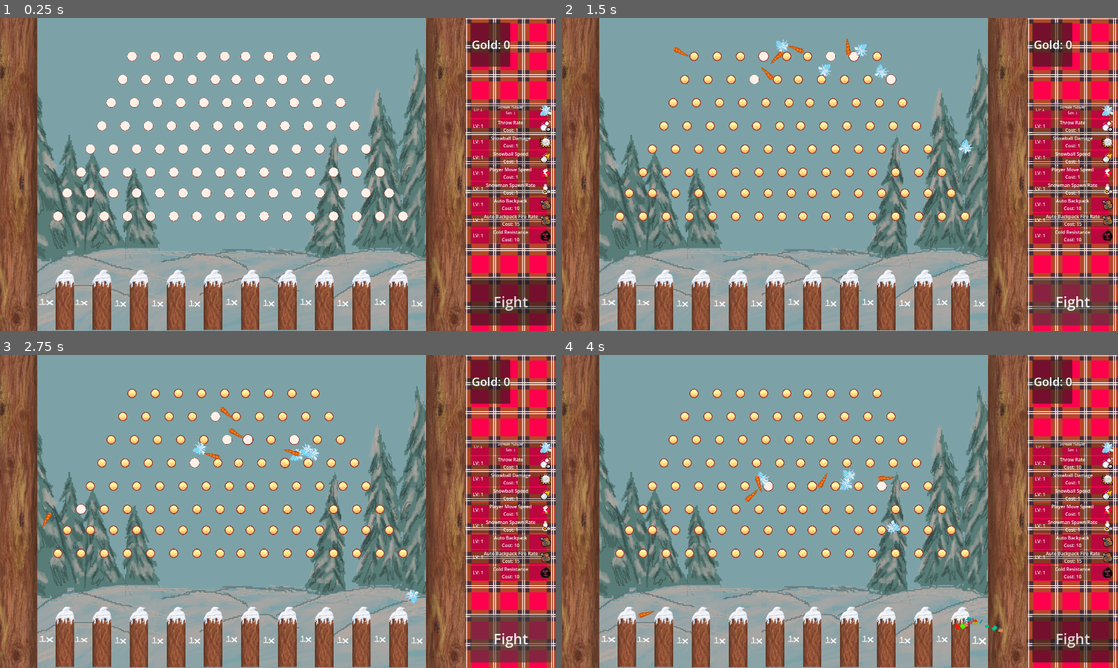
Above: before the commit, frames 1-4 (two rows, left to right).
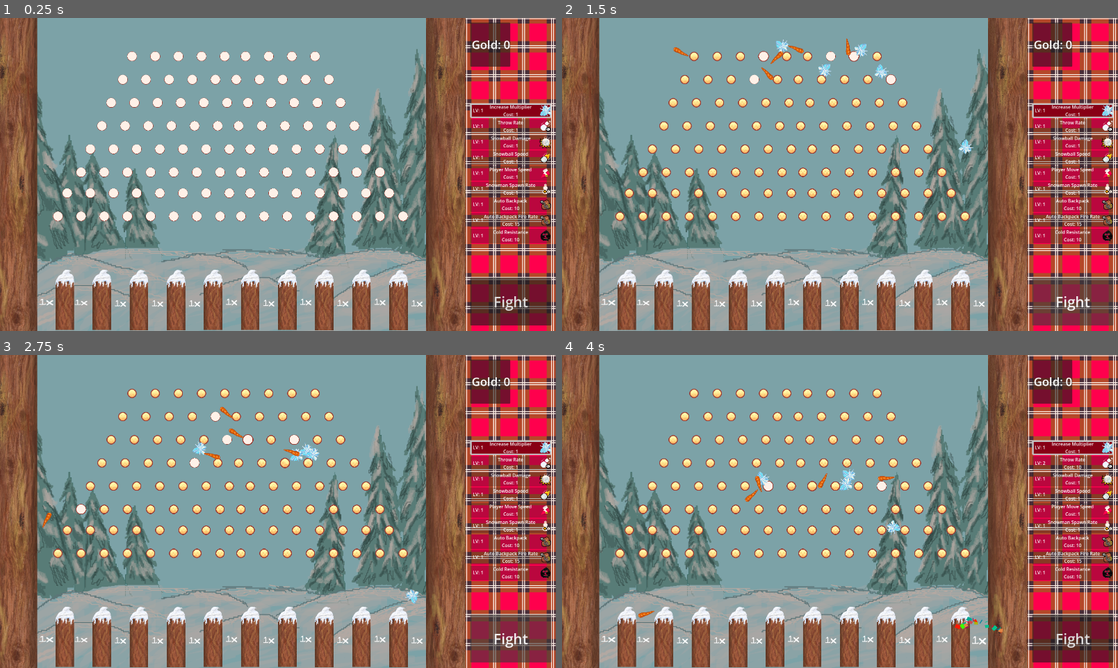
Above: after the commit, the same moments.

Repository: Parker-Vetter/snow-man-brawl
Game: Godot game, scene res://PeggleDrop/PeggleDrop.tscn
Same seed, same stepped clock (60 frames per second), same inputs: the game is played once before the commit and once after it. This scene is started directly instead of the project's main scene. The engine's default icon, where the game draws it, is replaced by a stand-in: a white triangle on a blue panel in a dark square.
Inputs (mouse positions are in pixels of both pictures, inside the frame that each line leads up to):
- Up to frame 1 (0.25 s): no input
- Up to frame 2 (1.5 s): click "Fight" at 0.5 s; click "Fight" at 1.25 s
- Up to frame 3 (2.75 s): click "Fight" at 2 s
- Up to frame 4 (4 s): move the mouse to (606, 639) at 2.77 s; hold Space (Shoot) 2.78-3.5 s; click (606, 639) at 2.92 s; click "Throw Rate Cost: 1" at 3.5 s

The runs differ from the first frame. In frame 1, 0.6% of the frame differs, in the area x 84-100%, y 27-32%; in frame 2, 0.6%; in frame 3, 0.6%; in frame 4, 0.6%.
Error in both runs: Out of bounds get index '0' (on base: 'Array[Node]') (res://PeggleDrop/UI/ui_fight.gd:8)

Commit message:
Customizing buttons

Diff:
--- a/PeggleDrop/PeggleDrop.tscn
+++ b/PeggleDrop/PeggleDrop.tscn
@@ -14,11 +14,13 @@
 [ext_resource type="Script" uid="uid://djru0hlxtdbcm" path="res://PeggleDrop/UI/button_upgrade.gd" id="11_i8mh4"]
 [ext_resource type="Texture2D" uid="uid://cfp0w6sx6mf6" path="res://zacks sprites/background2.png" id="11_tr0iw"]
 [ext_resource type="Texture2D" uid="uid://of2d7p3fusij" path="res://PeggleDrop/ShopAssets/Shopidea.png" id="12_6snom"]
-[ext_resource type="Theme" uid="uid://cgldd5i3pdinj" path="res://MainGame/Resources/snowtheme.tres" id="13_1sqa4"]
+[ext_resource type="Texture2D" uid="uid://dqds66w8cics8" path="res://MainGame/Assets/Box4Text.png" id="12_ltn3o"]
+[ext_resource type="Texture2D" uid="uid://b77qnybc6pqve" path="res://PeggleDrop/UI/Box4TextPressed_Good.png" id="13_4v74s"]
 [ext_resource type="Texture2D" uid="uid://dw7c7u2qr47yh" path="res://zacks sprites/upgrades/backpack.png" id="14_3d5s5"]
 [ext_resource type="AudioStream" uid="uid://ni0golxj2ef3" path="res://PeggleDrop/Pegs/Plinko theme.wav" id="14_4y353"]
 [ext_resource type="AudioStream" uid="uid://bw0skcv4lhw2x" path="res://PeggleDrop/Pegs/Pegsound1.ogg" id="14_6snom"]
 [ext_resource type="Texture2D" uid="uid://colxurrk6a04n" path="res://zacks sprites/ice chunk.png" id="14_ltn3o"]
+[ext_resource type="Texture2D" uid="uid://djrlek0v8pini" path="res://PeggleDrop/UI/Box4TextDisabled_Good.png" id="14_ybabm"]
 [ext_resource type="Texture2D" uid="uid://bmrb18l2wtmny" path="res://zacks sprites/upgrades/throw_rate.png" id="15_ltn3o"]
 [ext_resource type="AudioStream" uid="uid://bkypcaso3e18g" path="res://PeggleDrop/Confetti/rewardsound.ogg" id="16_soheg"]
 [ext_resource type="Texture2D" uid="uid://dytc12jcn7ol7" path="res://zacks sprites/upgrades/snowball_dmg.png" id="16_ubeq8"]
@@ -78,6 +80,21 @@
 [sub_resource type="StyleBoxEmpty" id="StyleBoxEmpty_1sqa4"]
 
 [sub_resource type="StyleBoxEmpty" id="StyleBoxEmpty_pgt64"]
+
+[sub_resource type="StyleBoxTexture" id="StyleBoxTexture_ltn3o"]
+texture = ExtResource("12_ltn3o")
+texture_margin_left = 20.0
+texture_margin_right = 20.0
+
+[sub_resource type="StyleBoxTexture" id="StyleBoxTexture_gbixe"]
+texture = ExtResource("13_4v74s")
+texture_margin_left = 20.0
+texture_margin_right = 20.0
+
+[sub_resource type="StyleBoxTexture" id="StyleBoxTexture_r64bu"]
+texture = ExtResource("14_ybabm")
+texture_margin_left = 20.0
+texture_margin_right = 20.0
 
 [sub_resource type="StyleBoxTexture" id="StyleBoxTexture_5urtc"]
 texture = ExtResource("14_ltn3o")
@@ -854,10 +871,12 @@
 [node name="IncreaseMultiplier" type="Button" parent="CanvasLayer/MainUI/Control/ScrollContainer/VBoxContainer" unique_id=534159630]
 custom_minimum_size = Vector2(25, 50)
 layout_mode = 2
-theme = ExtResource("13_1sqa4")
-theme_override_colors/font_color = Color(0, 0, 0, 1)
-theme_override_colors/font_focus_color = Color(0.37705222, 0.3812889, 0.3470177, 1)
-theme_override_colors/font_hover_color = Color(0.16392049, 0.18823579, 0.95042735, 1)
+theme_override_styles/normal = SubResource("StyleBoxTexture_ltn3o")
+theme_override_styles/pressed = SubResource("StyleBoxTexture_gbixe")
+theme_override_styles/disabled = SubResource("StyleBoxTexture_r64bu")
+icon_alignment = 1
+vertical_icon_alignment = 2
+expand_icon = true
 script = ExtResource("11_i8mh4")
 function_call = "increase_multiplyer"
 name_string = "Increase Multiplier"
Binary file added: PeggleDrop/UI/Box4TextDisabled_Good.png
Not shown, added: PeggleDrop/UI/Box4TextDisabled_Good.png.import
Binary file added: PeggleDrop/UI/Box4TextPressed_Good.png
Not shown, added: PeggleDrop/UI/Box4TextPressed_Good.png.import
